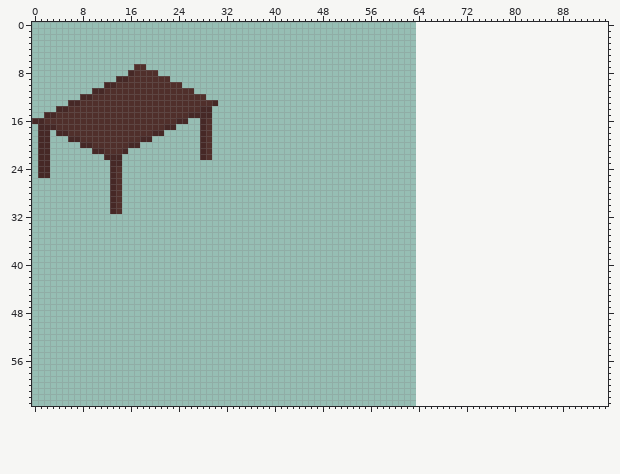
Edited in one commit: pixel-art file (Assets/Sprites/interior-furniture.aseprite). The picture above was drawn from the file before the commit.
64x64 pixels, 1 frame. Colours within 5 levels of each other are drawn and written as one. The old version is drawn lined up with the new one, on the new canvas.
After:
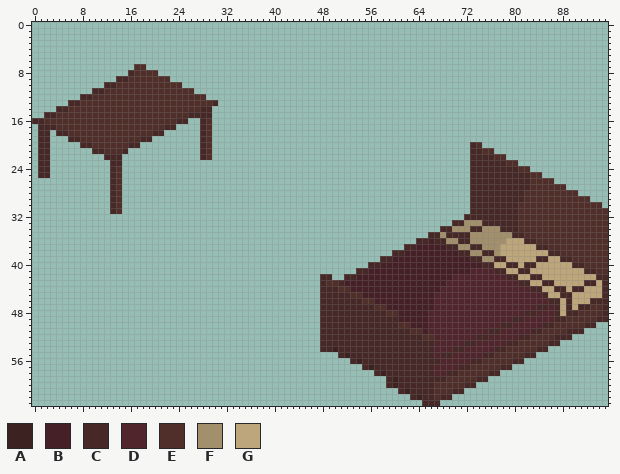
Palette (. is transparent): A #3c2322  B #452127  C #462826  D #50262c  E #502f2b  F #a28f6c  G #bda67b
From old to new:
canvas 64x64 -> 96x64
@@ x 46..95 @@
 19 ..................................................
-20 ..................................................
-21 ..................................................
-22 ..................................................
-23 ..................................................
-24 ..................................................
-25 ..................................................
-26 ..................................................
-27 ..................................................
-28 ..................................................
-29 ..................................................
-30 ..................................................
-31 ..................................................
-32 ..................................................
-33 ..................................................
-34 ..................................................
-35 ..................................................
-36 ..................................................
-37 ..................................................
-38 ..................................................
-39 ..................................................
-40 ..................................................
-41 ..................................................
-42 ..................................................
-43 ..................................................
-44 ..................................................
-45 ..................................................
-46 ..................................................
-47 ..................................................
-48 ..................................................
-49 ..................................................
-50 ..................................................
-51 ..................................................
-52 ..................................................
-53 ..................................................
-54 ..................................................
-55 ..................................................
-56 ..................................................
-57 ..................................................
-58 ..................................................
-59 ..................................................
-60 ..................................................
-61 ..................................................
-62 ..................................................
-63 ..................................................
+20 ...........................CE.....................
+21 ...........................CCEE...................
+22 ...........................CCCCEE.................
+23 ...........................CCCCCCEE...............
+24 ...........................CCCCCCCCEE.............
+25 ...........................CCCCCCCCCCEE...........
+26 ...........................CCCCCCCCCCEEEE.........
+27 ...........................CCCCCCCCCCEEEEEE.......
+28 ...........................CCCCCCCCCEEEEEEEEE.....
+29 ...........................CCCCCCCCCEEEEEEEEEEE...
+30 ...........................CCCCCCCCEEEEEEEEEEEEEE.
+31 ...........................CCCCCCCCEEEEEEEEEEEEEEE
+32 ..........................CCCCCCCCCEEEEEEEEEEEEEEE
+33 ........................CCFFFCCCCCCEEEEEEEEEEEEEEE
+34 ......................CCFFFCCFFFCCCEEEEEEEEEEEEEEE
+35 ....................CCFCCCCFFFFFFFCCEEEEEEEEEEEEEE
+36 ..................CCBCCFFCCFFFFFFGGGCCEEEEEEEEEEEE
+37 ................CCBBBBBCCFFCCFFFGGGGGGCCEEEEEEEEEE
+38 ..............CCBBBBBBBBBCCFFCCFGGGGGGGGCCEEEEEEEE
+39 ............CCBBBBBBBBBBBBBCCFFCCGGGGGCCGGCCEEEEEE
+40 ..........CCBBBBBBBBBBBBBBBBBCCGGCCGCCGGGGGGCCEEEE
+41 ........CCBBBBBBBBBBBBBBBBBDDDDCCGGCCGGGGGGGGGCCEE
+42 ..CC..CCBBBBBBBBBBBBBBBBDDDDDDDDDCCGGCCGGGGGGGGGCC
+43 ..CEECBBBBBBBBBBBBBBBBBDDDDDDDDDDDDCCGGCCGGGGGCCGC
+44 ..CCCEEBBBBBBBBBBBBBBBDDDDDDDDDDDDDDDCCGGCCGCCGGGC
+45 ..CCCCCEEBBBBBBBBBBBBDDDDDDDDDDDDDDDDDDCGGCCGGGGGC
+46 ..CCCCCCCEEBBBBBBBBBBDDDDDDDDDDDDDDDDDDDCCGCGGGCCC
+47 ..CCCCCCCCCEEBBBBBBBBDDDDDDDDDDDDDDDDDCCDCGCGCCEEC
+48 ..CCCCCCCCCCCEEBBBBBDDDDDDDDDDDDDDDDCCDDDCGCCEEEEC
+49 ..CCCCCCCCCCCCCBBBBBDDDDDDDDDDDDDDCCDDDDDCCEEEEECC
+50 ..CCCCCCCCCCCCCEEBBBDDDDDDDDDDDDCCDDDDDCCEEEEECC..
+51 ..CCCCCCCCCCCCCCCEEBDDDDDDDDDDCCDDDDDCCEEEECCC....
+52 ..CCCCCCCCCCCCCCCCCEEDDDDDDDCCDDDDDCCEEEECCC......
+53 ..CCCCCCCCCCCCCCCCCCCDDDDDCCDDDDDCCEEEEECC........
+54 ..CCACCCCCCCCCCCCCCCCDDDCCDDDDDCCEEEEECC..........
+55 .....CACCCCCCCCCCCCCCDCCDDDDDCCEEEEECC............
+56 .......CACCCCCCCCCCCCCDDDDDCCEEEEECC..............
+57 .........CACCCCCCCCCCDDDDCCEEEEECC................
+58 ...........CACCCCCCCCDDCCEEEEECC..................
+59 .............CACCCCCCCCEEEEECC....................
+60 .............CACCCCCCEEEEECC......................
+61 ...............CACCCCEEECC........................
+62 .................CACCECC..........................
+63 ...................CCC............................
Changed places in both pictures, as pixel boxes (x1, y1, x2, y2):
added: (320, 142, 608, 406)
